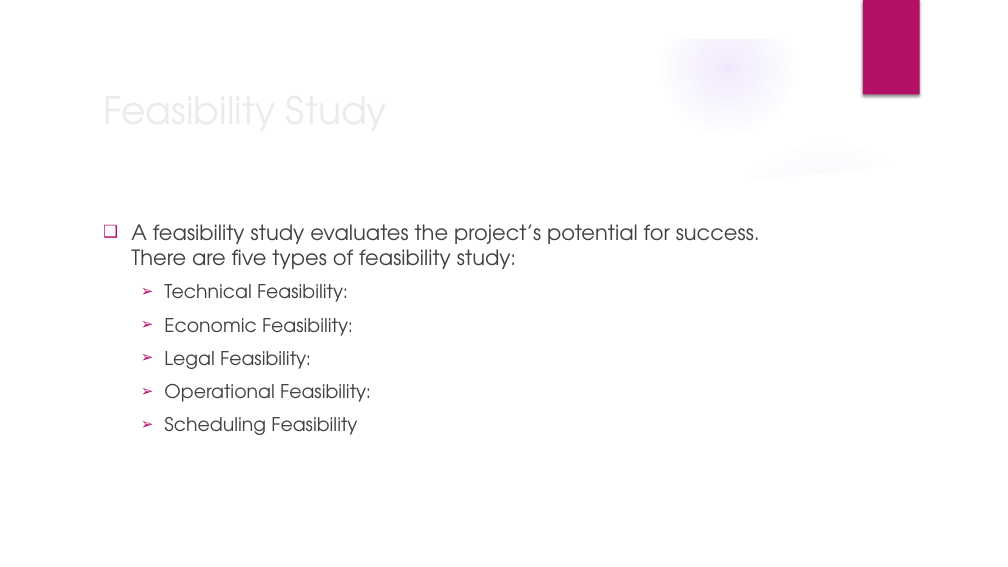
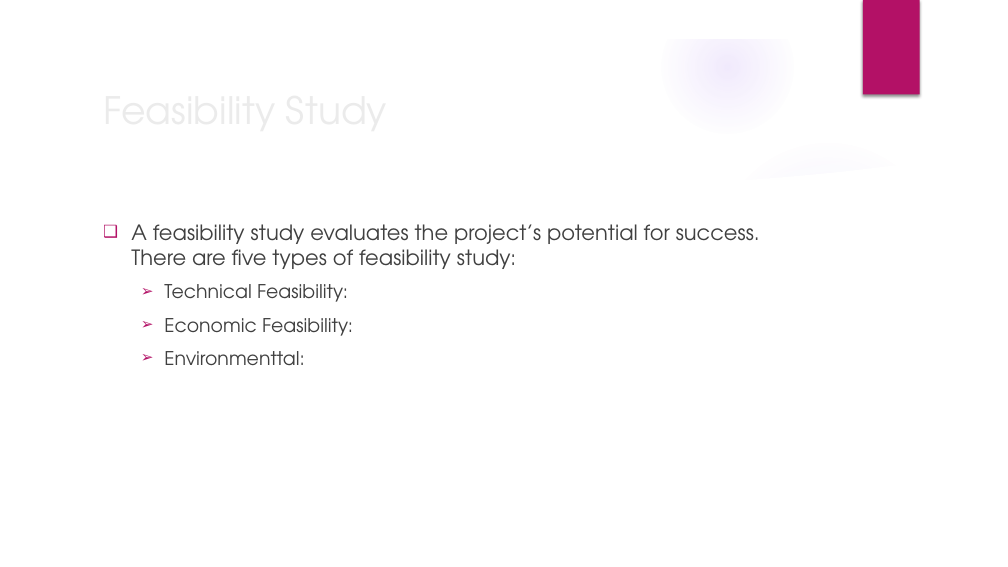
Before and after one commit to ShahabuddinAhmed/Presentation, a slide deck: slide 5 of HouseRenting.pptx. Drawn at 1008x567 pixels with LibreOffice and Linux fonts; fonts in the diff are those of the drawing; background and template pictures are left out. Boxes give left, top, right and bottom in pixels: in the first picture for what was removed or moved away, otherwise in the second. Text is boxed around its words. In the diff, an @@ line names an element or a change of style, - is before the commit and + after.

Commit message:
some content is removed

```diff
--- a/HouseRenting.pptx
+++ b/HouseRenting.pptx
@@ text at box(164, 351, 304, 365): text changed @@
-  ➢ Legal Feasibility:
-  ➢ Operational Feasibility:
-  ➢ Scheduling Feasibility
+  ➢ Environmenttal:
```
